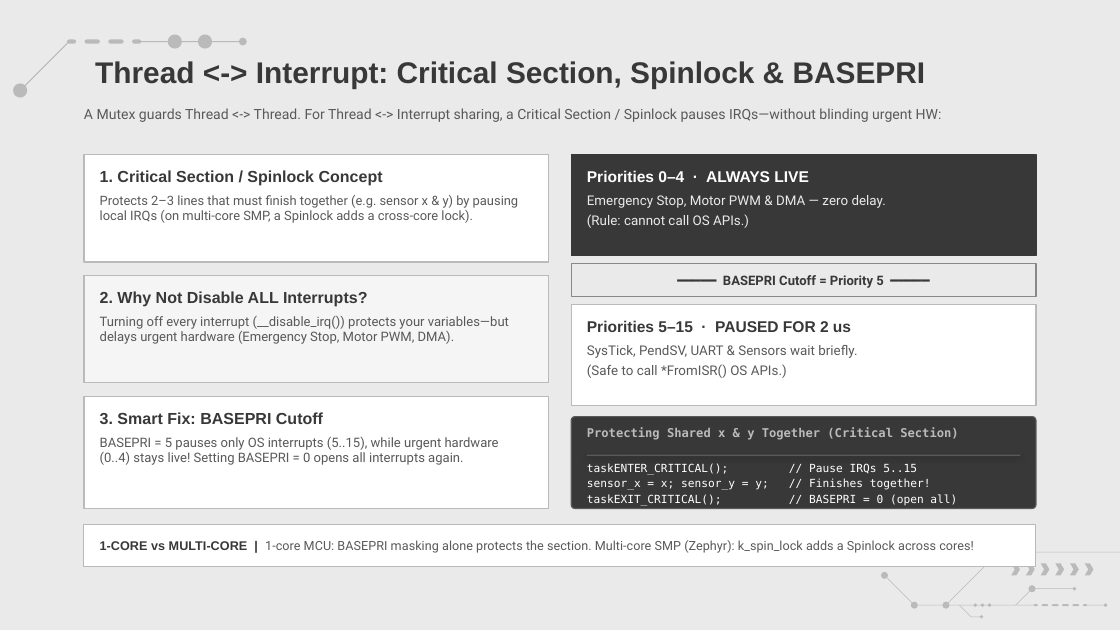
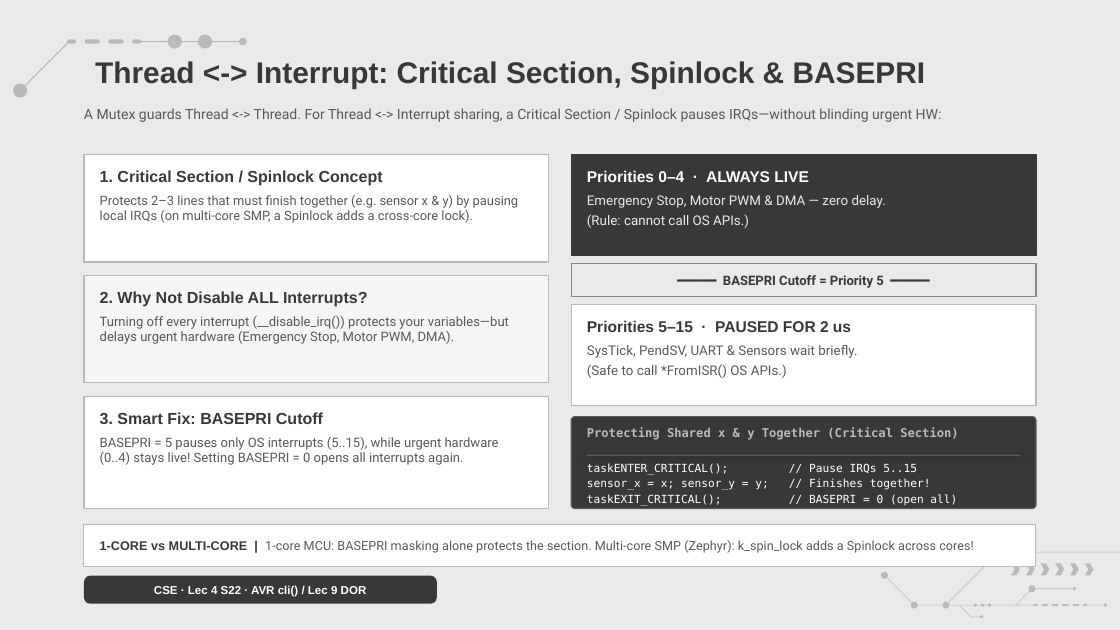
Before and after one commit to amrsaeedcse/zephyr-vs-freertos-presentation, a slide deck: slide 10 of Zephyr_RTOS_vs_FreeRTOS.pptx. Drawn at 1120x630 pixels with LibreOffice and Linux fonts; fonts in the diff are those of the drawing; background and template pictures are left out. Boxes give left, top, right and bottom in pixels: in the first picture for what was removed or moved away, otherwise in the second. Text is boxed around its words. In the diff, an @@ line names an element or a change of style, - is before the commit and + after.

```diff
--- a/Zephyr_RTOS_vs_FreeRTOS.pptx
+++ b/Zephyr_RTOS_vs_FreeRTOS.pptx
@@ rounded rectangle added at [84,576,437,604], fill #383838, 7.4 pt, text #FFFFFF, bold @@
+CSE · Lec 4 S22 · AVR cli() / Lec 9 DOR
```
Also in this commit, not shown: 11 other slides changed, 4 other files.
